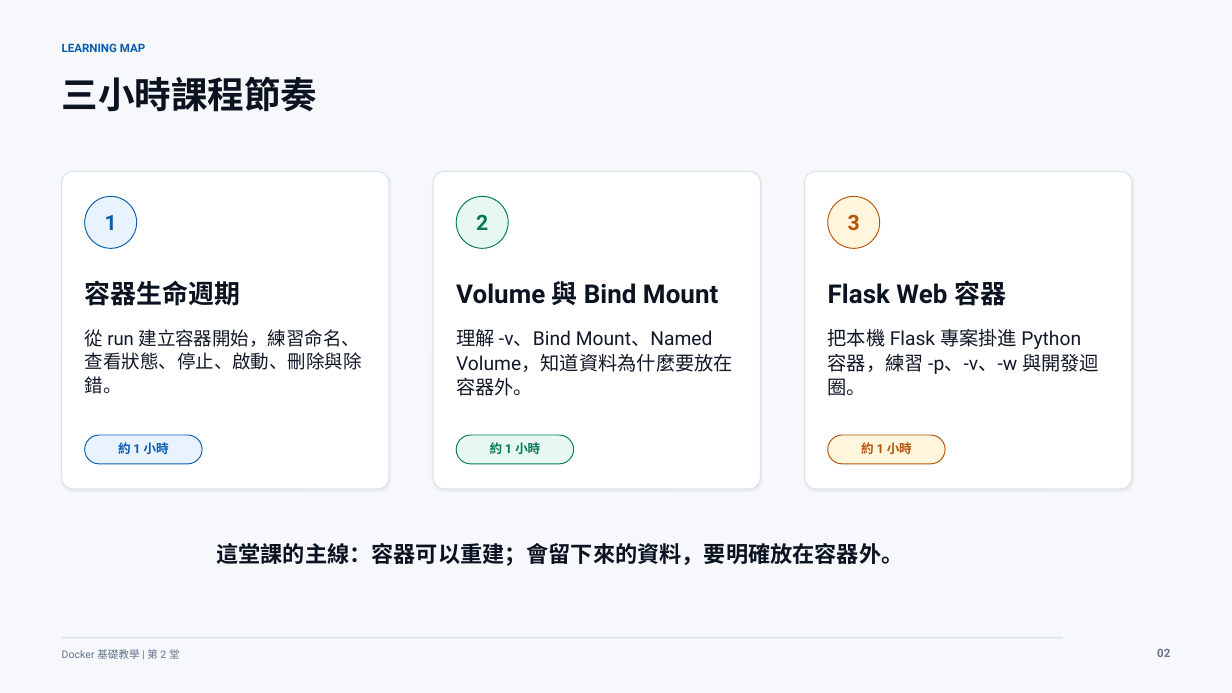
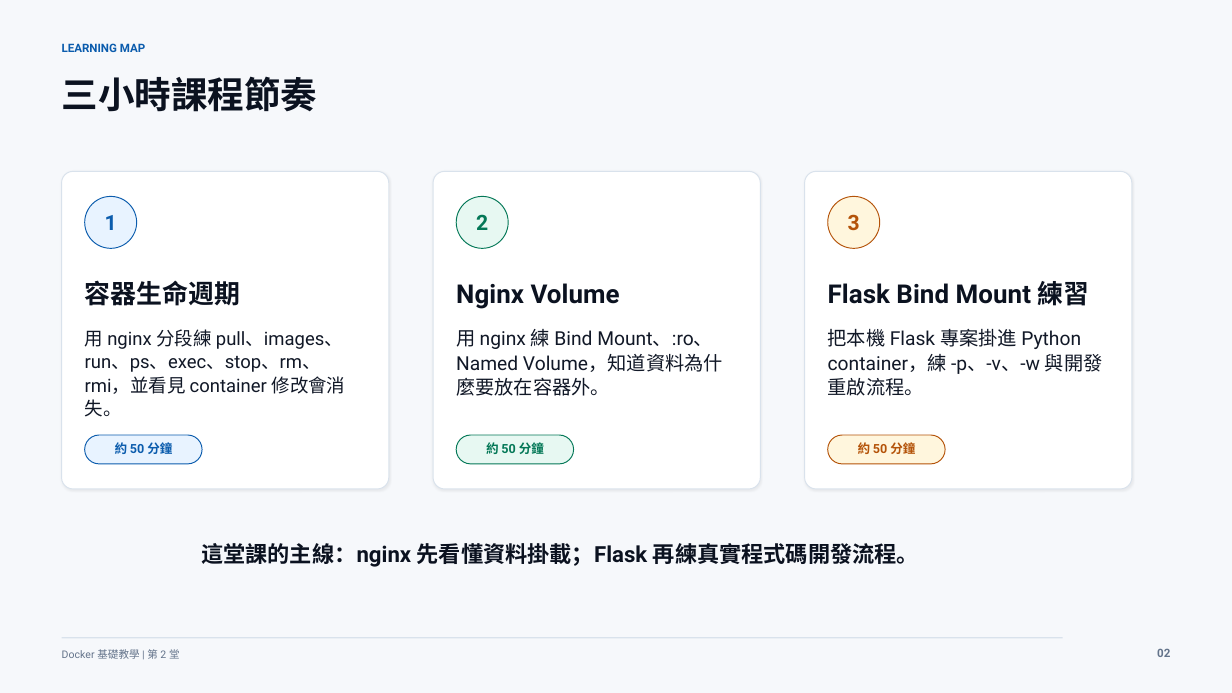
Before and after one commit to lalalalaluk/docker-practice, a slide deck: slide 2 of slides/docker-session2-flask-volume.pptx. Drawn at 1232x693 pixels with LibreOffice and Linux fonts; fonts in the diff are those of the drawing. Boxes give left, top, right and bottom in pixels: in the first picture for what was removed or moved away, otherwise in the second. Text is boxed around its words. In the diff, an @@ line names an element or a change of style, - is before the commit and + after.

```diff
--- a/slides/docker-session2-flask-volume.pptx
+++ b/slides/docker-session2-flask-volume.pptx
@@ text at [456, 283, 620, 309]: text changed @@
-Volume 與 Bind Mount
+Nginx Volume
@@ text at [828, 281, 1090, 306]: text changed @@
-Flask Web 容器
+Flask Bind Mount 練習
@@ text at [85, 329, 346, 417]: text changed @@
-從 run 建立容器開始，練習命名、查看狀態、停止、啟動、刪除與除錯。
+用 nginx 分段練 pull、images、run、ps、exec、stop、rm、rmi，並看見 container 修改會消失。
@@ text at [456, 329, 723, 396]: text changed @@
-理解 -v、Bind Mount、Named Volume，知道資料為什麼要放在容器外。
+用 nginx 練 Bind Mount、:ro、Named Volume，知道資料為什麼要放在容器外。
@@ text at [828, 329, 1103, 396]: text changed @@
-把本機 Flask 專案掛進 Python 容器，練習 -p、-v、-w 與開發迴圈。
+把本機 Flask 專案掛進 Python container，練 -p、-v、-w 與開發重啟流程。
@@ text at [115, 442, 172, 454]: text changed @@
-約 1 小時
+約 50 分鐘
@@ text at [486, 442, 544, 454]: text changed @@
-約 1 小時
+約 50 分鐘
@@ text at [858, 442, 915, 454]: text changed @@
-約 1 小時
+約 50 分鐘
@@ text at [201, 543, 919, 567]: text changed @@
-這堂課的主線：容器可以重建；會留下來的資料，要明確放在容器外。
+這堂課的主線：nginx 先看懂資料掛載；Flask 再練真實程式碼開發流程。
```
Also in this commit, not shown: 38 other slides changed, 3 slides added, 3 slides removed, 4 other files.
